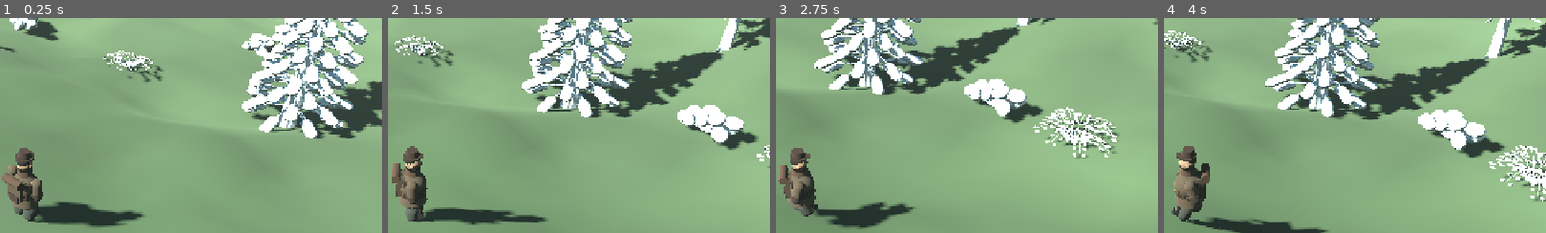
Above: before the commit, frames 1-4 (left to right).
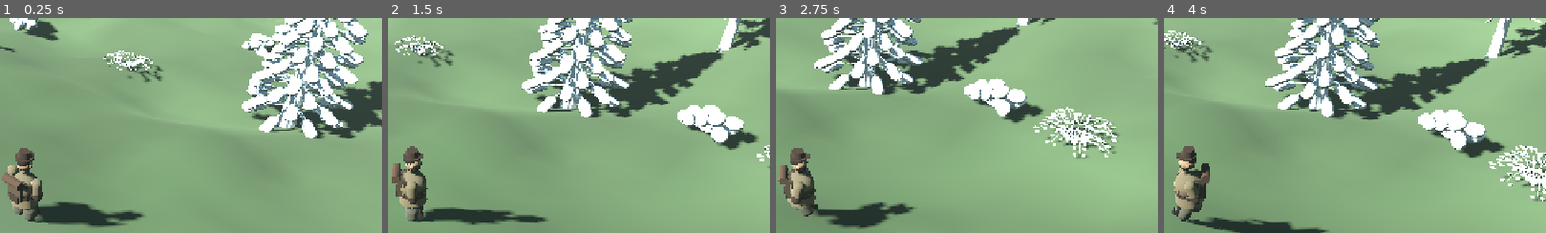
Above: after the commit, the same moments.

Repository: Masuku4129/Game
Game: Godot game, scene res://scenes/main.tscn
Same seed, same stepped clock (60 frames per second), same inputs: the game is played once before the commit and once after it.
Inputs (mouse positions are % of the whole screen's width and height, from its top left):
- Up to frame 1 (0.25 s): no input
- Up to frame 2 (1.5 s): move the mouse to (72, 45) at 0.52 s; hold Right (ui_right) 0.53-1.25 s; click (72, 45) at 0.67 s; drag from (30, 55) to (45, 70) at 1.27 s
- Up to frame 3 (2.75 s): move the mouse to (60, 28) at 2.02 s; hold Right (ui_right) from 2.03 s (still down)
- Up to frame 4 (4 s): release Right (ui_right) at 2.75 s; drag from (45, 70) to (20, 35) at 2.77 s; move the mouse to (80, 65) at 3.52 s; hold Left (ui_left) from 3.53 s (still down)
The pictures show only the part of the screen within x 47-97%, y 16-66%; the shares and areas given below are measured in that part.

The runs differ from the first frame. In frame 1, 0.8% of the frame differs, in the area x 2-32%, y 68-96%; in frame 2, 0.7%; in frame 3, 0.6%; in frame 4, 0.8%.

Commit message:
Apply current season to the explorer outfit

Diff:
--- a/scripts/main.gd
+++ b/scripts/main.gd
@@ -270,6 +270,7 @@
 	player_visual.set_script(HUMANOID_RIG)
 	player.add_child(player_visual)
 	add_child(player)
+	player_visual.call("set_season", active_season)
 
 
 func _create_camera() -> void:
